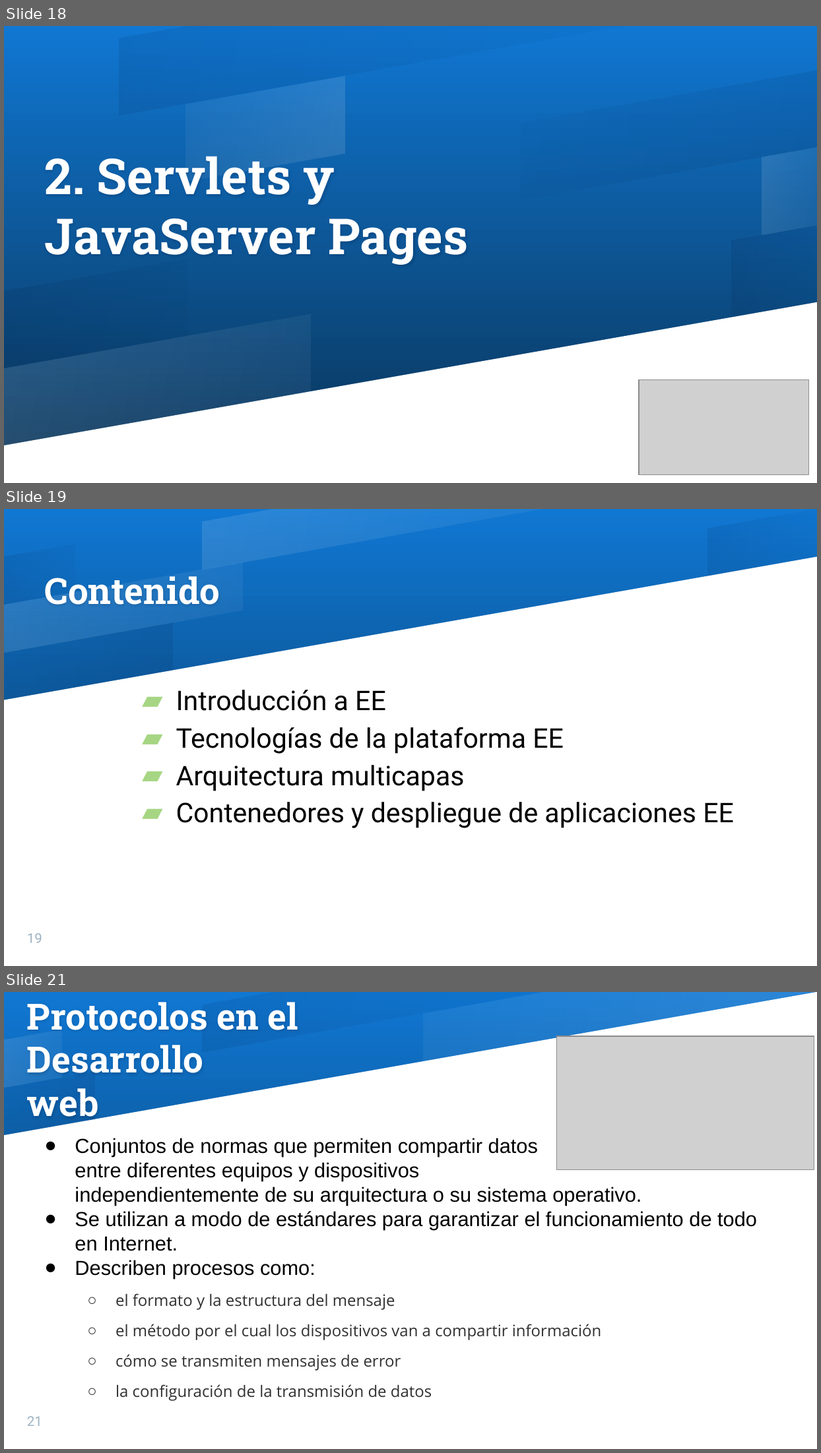
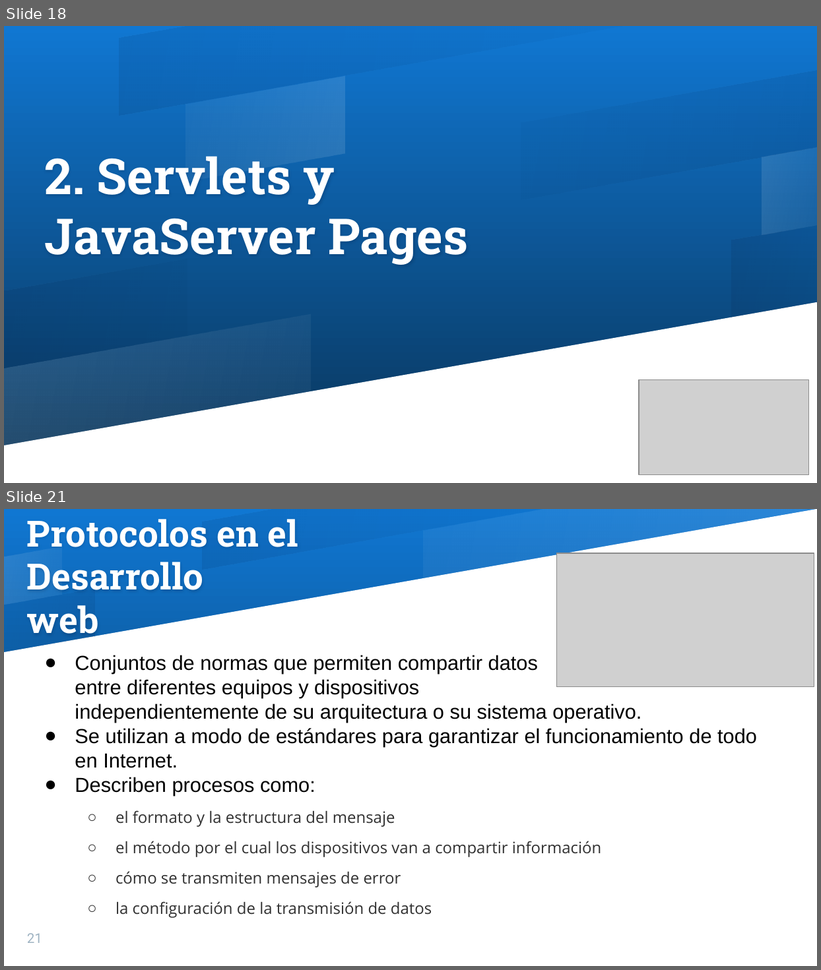
Before and after one commit to gladyscarrillo/JAVAEE, a slide deck: CursoJAVAEmpresarial.pptx. Shown one above the other, each under a label of ours: slides 18, 19 and 21 before the commit, slides 18 and 21 after it; the slides between them are not shown. The pictures are 821x1453 and 821x970 pixels, drawn with LibreOffice and Linux fonts; fonts in the diff are those of the drawing; grey boxes stand for pictures. Boxes give left, top, right and bottom in pixels: in the first picture for what was removed or moved away, otherwise in the second. Text is boxed around its words. In the diff, an @@ line names an element or a change of style, - is before the commit and + after.

```diff
--- a/CursoJAVAEmpresarial.pptx
+++ b/CursoJAVAEmpresarial.pptx
@@ slide 19 removed at bbox=[4, 509, 817, 966], background gradient #1077D2 to #093153 @@
@@ group removed at bbox=[4, 509, 817, 966]: 6 freeform shapes @@
@@ title removed at bbox=[45, 576, 220, 605] @@
-Contenido
@@ text removed at bbox=[176, 690, 734, 828] @@
-▰ Introducción a EE
-▰ Tecnologías de la plataforma EE
-▰ Arquitectura multicapas
-▰ Contenedores y despliegue de aplicaciones EE
@@ page number removed at bbox=[27, 933, 42, 943] @@
-19
```
Also in this commit, not shown: 1 slide changed, 1 slide added.
